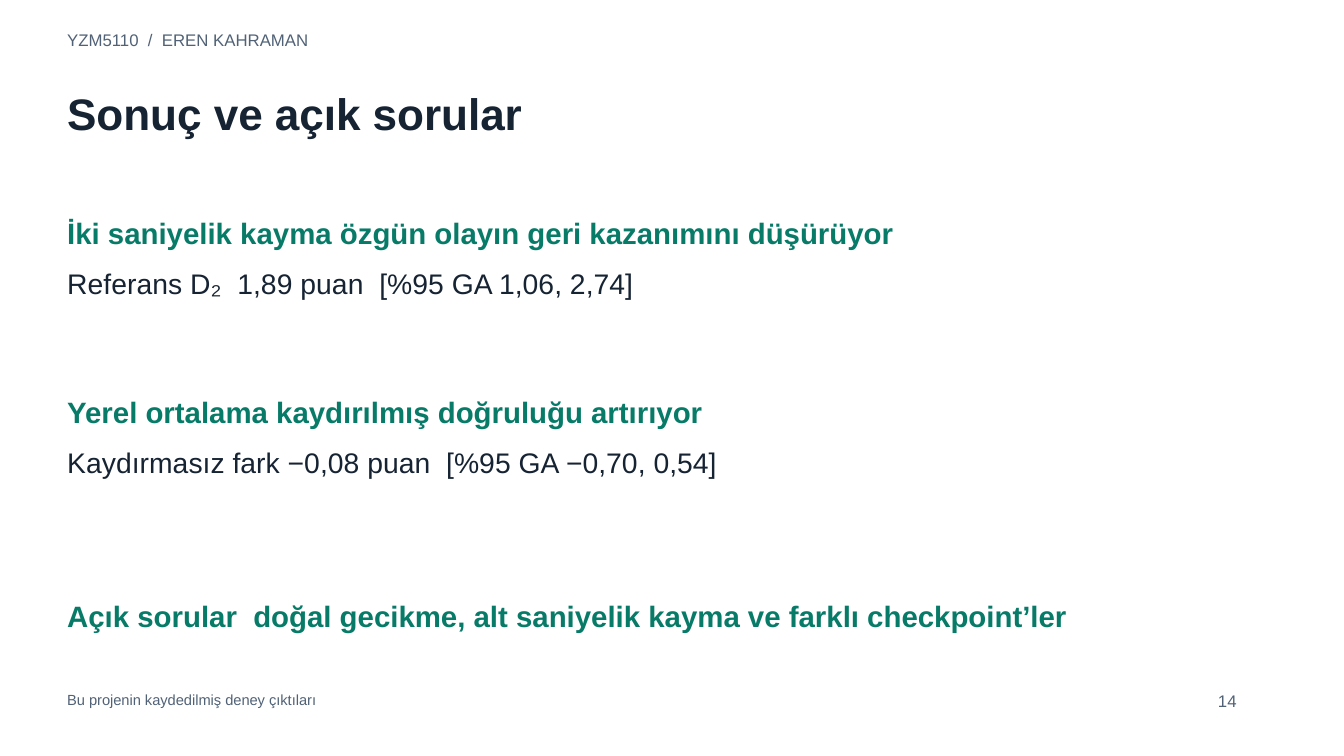
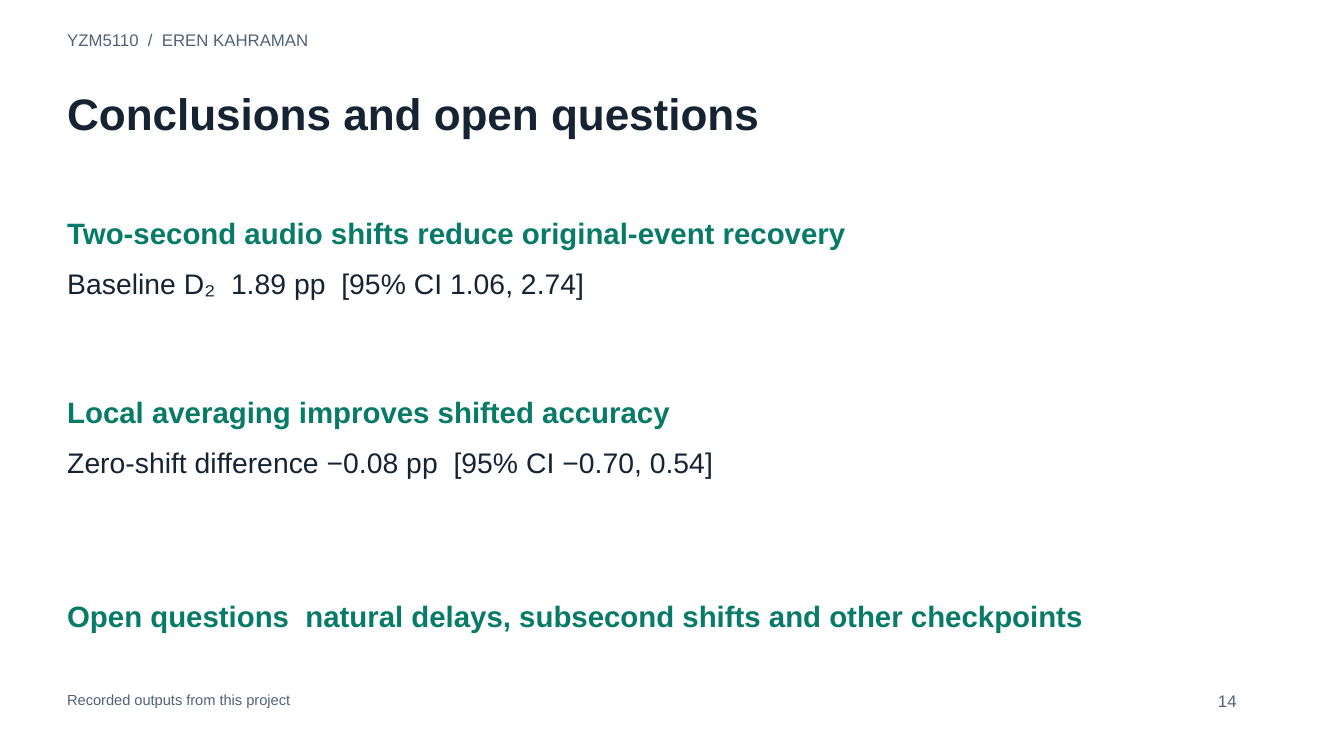
Before and after one commit to yasarkasa/yzm5110-ave-audio-shifts, a slide deck: slide 14 of output/slides/Kahraman_YZM5110_Presentation.pptx. Drawn at 1344x756 pixels with LibreOffice and Linux fonts; fonts in the diff are those of the drawing. Boxes give left, top, right and bottom in pixels: in the first picture for what was removed or moved away, otherwise in the second. Text is boxed around its words. In the diff, an @@ line names an element or a change of style, - is before the commit and + after.

```diff
--- a/output/slides/Kahraman_YZM5110_Presentation.pptx
+++ b/output/slides/Kahraman_YZM5110_Presentation.pptx
@@ text at box(67, 98, 759, 138): text changed @@
-Sonuç ve açık sorular
+Conclusions and open questions
@@ text at box(67, 222, 846, 250): text changed @@
-İki saniyelik kayma özgün olayın geri kazanımını düşürüyor
+Two-second audio shifts reduce original-event recovery
@@ text at box(67, 273, 584, 300): text changed @@
-Referans D₂ 1,89 puan [%95 GA 1,06, 2,74]
+Baseline D₂ 1.89 pp [95% CI 1.06, 2.74]
@@ text at box(67, 401, 669, 429): text changed @@
-Yerel ortalama kaydırılmış doğruluğu artırıyor
+Local averaging improves shifted accuracy
@@ text at box(67, 452, 713, 479): text changed @@
-Kaydırmasız fark −0,08 puan [%95 GA −0,70, 0,54]
+Zero-shift difference −0.08 pp [95% CI −0.70, 0.54]
@@ text at box(67, 605, 1082, 633): text changed @@
-Açık sorular doğal gecikme, alt saniyelik kayma ve farklı checkpoint’ler
+Open questions natural delays, subsecond shifts and other checkpoints
@@ text at box(67, 694, 290, 708): text changed @@
-Bu projenin kaydedilmiş deney çıktıları
+Recorded outputs from this project
```
Also in this commit, not shown: 14 other slides changed, 12 other files.
